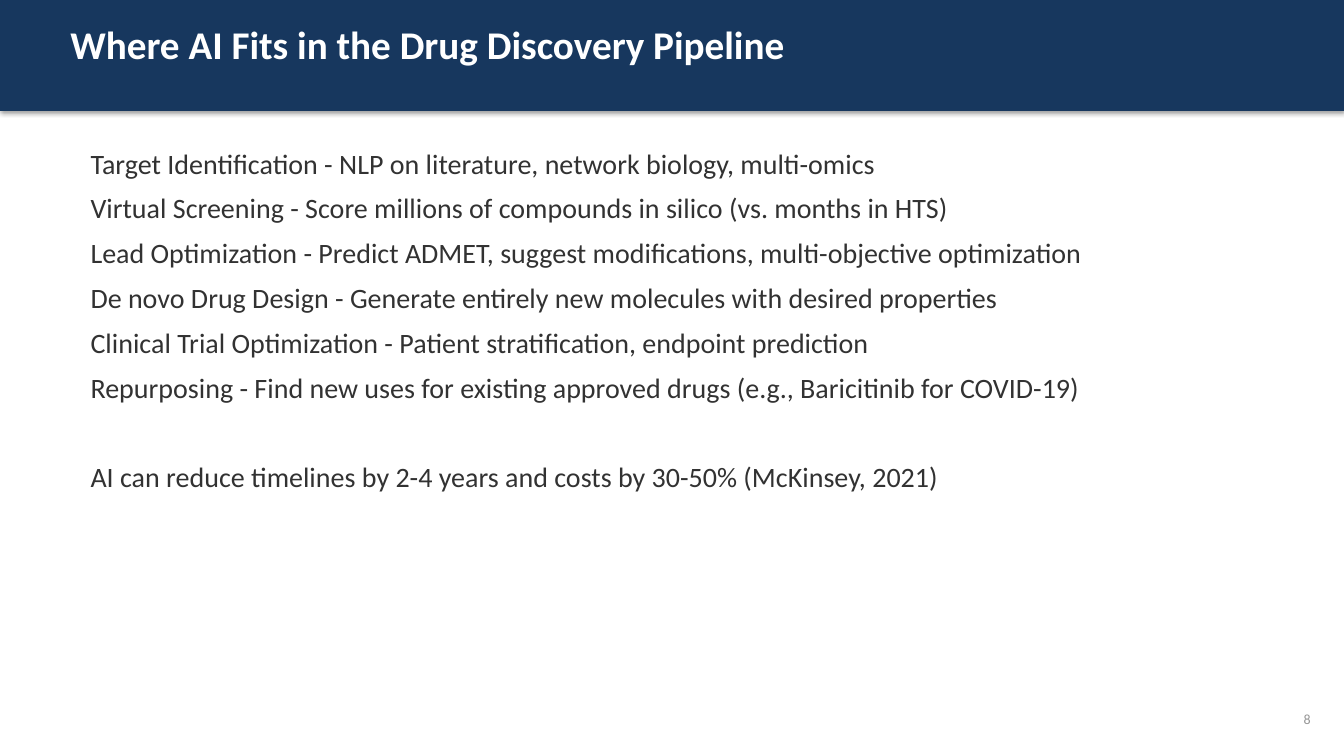
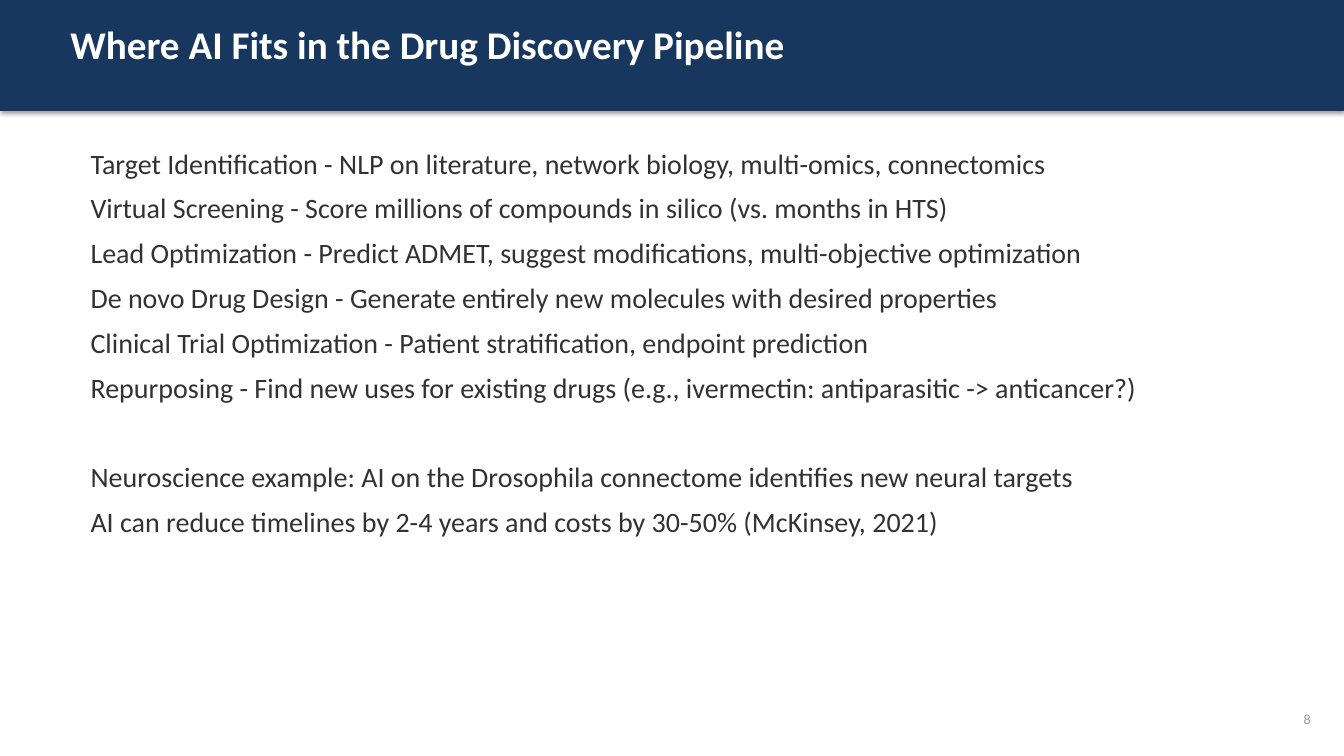
Before and after one commit to officialprateekmethwani-coder/AI-Drug-Discovery, a slide deck: slide 8 of week1_introduction/slides.pptx. Drawn at 1344x756 pixels with LibreOffice and Linux fonts; fonts in the diff are those of the drawing. Boxes give left, top, right and bottom in pixels: in the first picture for what was removed or moved away, otherwise in the second. Text is boxed around its words. In the diff, an @@ line names an element or a change of style, - is before the commit and + after.

```diff
--- a/week1_introduction/slides.pptx
+++ b/week1_introduction/slides.pptx
@@ text at [91,154,1045,179]: text changed @@
-Target Identification - NLP on literature, network biology, multi-omics
+Target Identification - NLP on literature, network biology, multi-omics, connectomics
@@ text at [91,377,1135,492]: text changed @@
-Repurposing - Find new uses for existing approved drugs (e.g., Baricitinib for COVID-19)
+Repurposing - Find new uses for existing drugs (e.g., ivermectin: antiparasitic -> anticancer?)
+Neuroscience example: AI on the Drosophila connectome identifies new neural targets
```
Also in this commit, not shown: 6 other slides changed, 4 other files.
